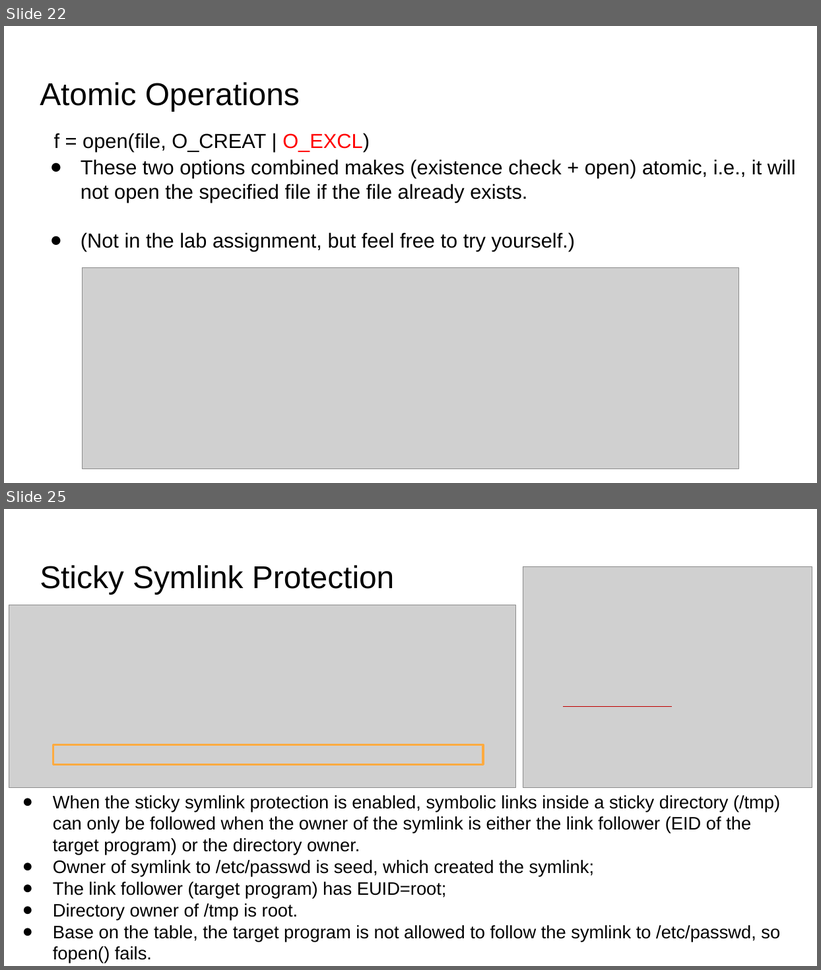
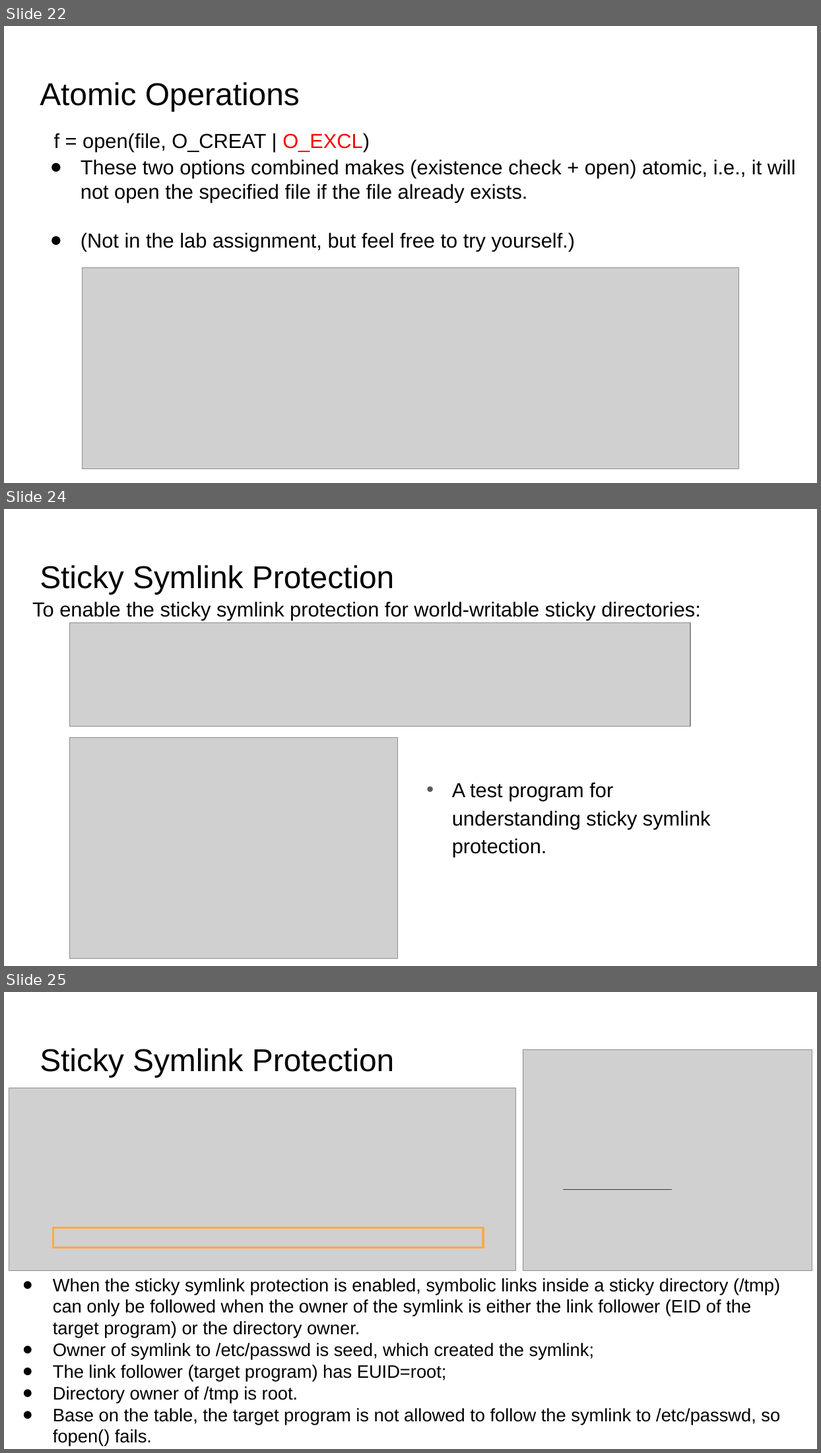
Before and after one commit to gulaoshi/gu.github.io, a slide deck: InfoSec/PPTs/Labs/Lab2-Race_Condition.pptx. Shown one above the other, each under a label of ours: slides 22 and 25 before the commit, slides 22, 24 and 25 after it; the slides between them are not shown. The pictures are 821x970 and 821x1453 pixels, drawn with LibreOffice and Linux fonts; fonts in the diff are those of the drawing; grey boxes stand for pictures. Boxes give left, top, right and bottom in pixels: in the first picture for what was removed or moved away, otherwise in the second. Text is boxed around its words. In the diff, an @@ line names an element or a change of style, - is before the commit and + after.

```diff
--- a/InfoSec/PPTs/Labs/Lab2-Race_Condition.pptx
+++ b/InfoSec/PPTs/Labs/Lab2-Race_Condition.pptx
@@ slide 24 added at (x1=4, y1=509, x2=817, y2=966), background #FFFFFF @@
@@ title added at (x1=40, y1=565, x2=394, y2=594), 28 pt, text #000000 @@
+Sticky Symlink Protection
@@ text added at (x1=32, y1=601, x2=700, y2=621), 18 pt, text #000000 @@
+To enable the sticky symlink protection for world-writable sticky directories:
@@ picture added at (x1=70, y1=623, x2=690, y2=726) @@
@@ picture added at (x1=70, y1=737, x2=397, y2=958) @@
@@ text added at (x1=452, y1=782, x2=711, y2=857), 18 pt, text #000000 @@
+• A test program for understanding sticky symlink protection.
```
Also in this commit, not shown: 1 slide changed, 1 slide removed, 9 other files.
